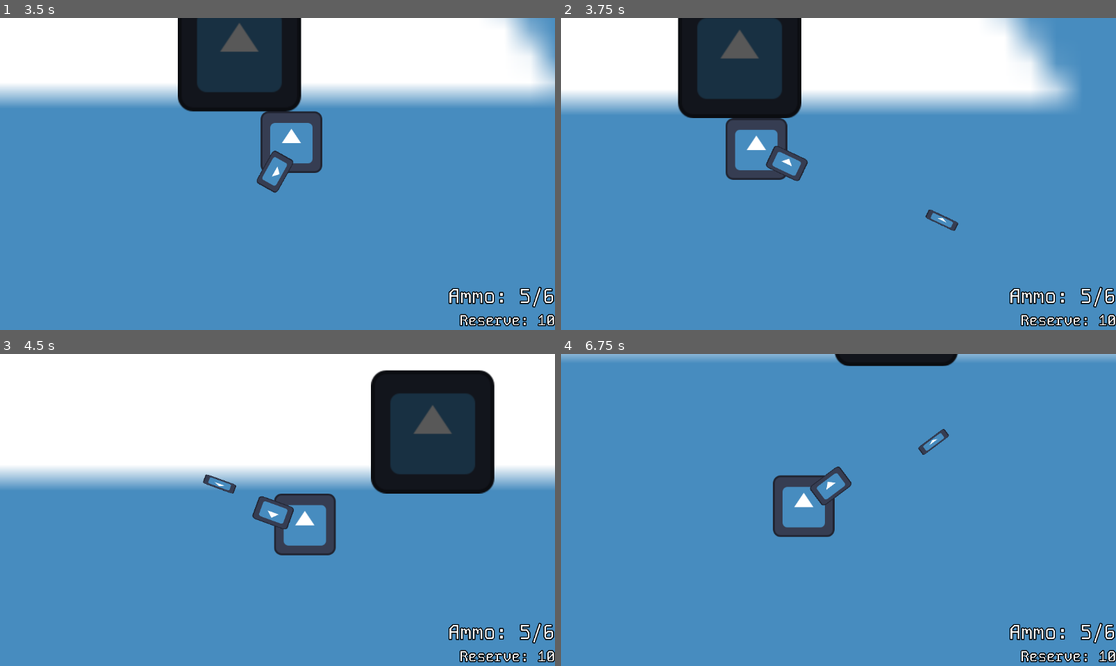
Above: before the commit, frames 1-4 (two rows, left to right).
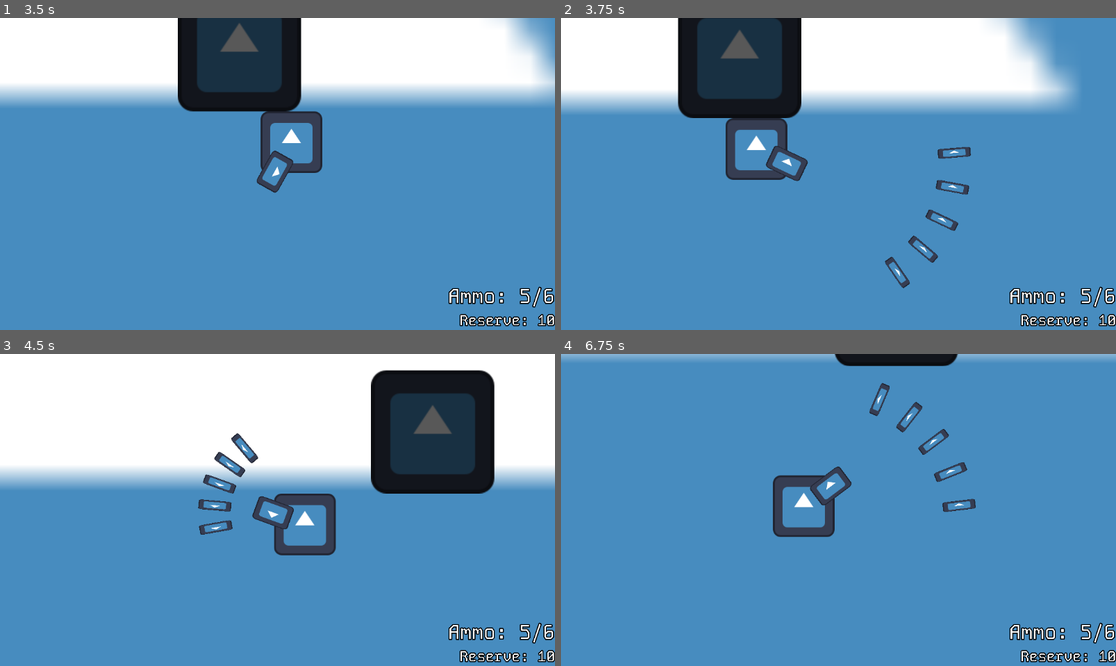
Above: after the commit, the same moments.

Repository: Shuflduf/MultiMurder
Game: Godot game, scene res://scenes/main.tscn
Same seed, same stepped clock (60 frames per second), same inputs: the game is played once before the commit and once after it. The engine's default icon, where the game draws it, is replaced by a stand-in: a white triangle on a blue panel in a dark square.
Inputs (mouse positions are in pixels of both pictures, inside the frame that each line leads up to):
- Up to frame 1 (3.5 s): tap Enter at 0.5 s; move the mouse to (399, 158) at 0.52 s; press the mouse at (399, 158) at 0.53 s; hold D (right) 0.53-1.28 s; move the mouse to (166, 189) at 1.27 s; release the mouse at (166, 189) at 1.28 s; hold S (down) 1.28-2.03 s; click (166, 189) at 1.35 s; move the mouse to (333, 105) at 2.02 s; hold D (right) 2.03-2.78 s; hold 1 (switch_1) 2.03-2.78 s; click (333, 105) at 2.3 s; move the mouse to (249, 236) at 2.77 s; hold W (up) from 2.78 s (still down); tap 2 (switch_2) at 2.85 s; click (249, 236) at 3.05 s
- Up to frame 2 (3.75 s): move the mouse to (1005, 220) at 3.52 s; release W (up) at 3.53 s; press the mouse at (1005, 220) at 3.53 s; hold A (left) from 3.53 s (still down)
- Up to frame 3 (4.5 s): keep holding A (left); move the mouse to (111, 463) at 4.27 s; release the mouse at (111, 463) at 4.28 s; click (111, 463) at 4.35 s
- Up to frame 4 (6.75 s): move the mouse to (866, 510) at 5.02 s; release A (left) at 5.03 s; hold S (down) 5.03-5.78 s; hold 1 (switch_1) 5.03-5.78 s; click (866, 510) at 5.3 s; move the mouse to (755, 432) at 5.77 s; hold D (right) 5.78-6.53 s; tap 2 (switch_2) at 5.85 s; click (755, 432) at 6.05 s; move the mouse to (960, 494) at 6.52 s; press the mouse at (960, 494) at 6.53 s; hold W (up) from 6.53 s (still down)

Frame 1 is identical in both runs. In frame 2, 0.5% of the frame differs, in the area x 58-74%, y 41-87%; in frame 3, 0.6%, in the area x 35-47%, y 25-58%; in frame 4, 0.5%.

Commit message:
bullets dont disapear when switching weapons

Diff:
--- a/scenes/player.tscn
+++ b/scenes/player.tscn
@@ -4,8 +4,8 @@
 [ext_resource type="Texture2D" uid="uid://cepqbljkg6yn7" path="res://icon.svg" id="1_6em2n"]
 [ext_resource type="Script" path="res://scripts/move_c.gd" id="2_2ophi"]
 [ext_resource type="Script" path="res://scripts/move_input_c.gd" id="3_uk2jq"]
-[ext_resource type="PackedScene" uid="uid://bj2ddbtirkem" path="res://scenes/guns/revolver.tscn" id="4_jhe37"]
 [ext_resource type="PackedScene" uid="uid://b4321xovw1xhi" path="res://scenes/guns/ak.tscn" id="5_f8kch"]
+[ext_resource type="PackedScene" uid="uid://bybw21gfe5tog" path="res://scenes/guns/shotgun.tscn" id="5_tagej"]
 [ext_resource type="PackedScene" uid="uid://bchpxrh8u3cih" path="res://scenes/hud.tscn" id="6_52mw6"]
 
 [sub_resource type="RectangleShape2D" id="RectangleShape2D_6dq78"]
@@ -14,7 +14,7 @@
 [node name="Player" type="CharacterBody2D"]
 collision_layer = 2
 script = ExtResource("1_2vvyq")
-weapons = Array[PackedScene]([ExtResource("5_f8kch"), ExtResource("4_jhe37")])
+weapons = Array[PackedScene]([ExtResource("5_f8kch"), ExtResource("5_tagej")])
 
 [node name="Weapon" type="Node2D" parent="."]
 
--- a/scripts/guns/ak.gd
+++ b/scripts/guns/ak.gd
@@ -12,4 +12,4 @@
 	var new_bullet: Bullet = spawner.spawn(bullet)
 	var bullet_offset = randf_range(-half_spread, half_spread)
 	new_bullet.rotation = deg_to_rad(bullet_offset) + rotation
-	add_child(new_bullet)
+	spawn_bullet(new_bullet)
--- a/scripts/guns/gun_template.gd
+++ b/scripts/guns/gun_template.gd
@@ -21,7 +21,11 @@
 		look_at(get_global_mouse_position())
 
 func shoot():
-	add_child(spawner.spawn(bullet))
+	spawn_bullet(spawner.spawn(bullet))
+
+func spawn_bullet(bullet: Node):
+	get_tree().root.add_child(bullet)
+
 
 func _process(delta: float) -> void:
 	if shoot_cooldown >= 0:
--- a/scripts/guns/shotgun.gd
+++ b/scripts/guns/shotgun.gd
@@ -16,6 +16,7 @@
 var half_spread: float
 
 func _ready() -> void:
+	super()
 	calculate_spread()
 
 func shoot():
@@ -31,7 +32,7 @@
 			bullet_offset = randf_range(-half_spread, half_spread)
 
 		new_bullet.rotation = deg_to_rad(bullet_offset) + rotation
-		add_child(new_bullet)
+		spawn_bullet(new_bullet)
 
 func calculate_spread():
 	offset = (pellet_count - 1) / 2.0
